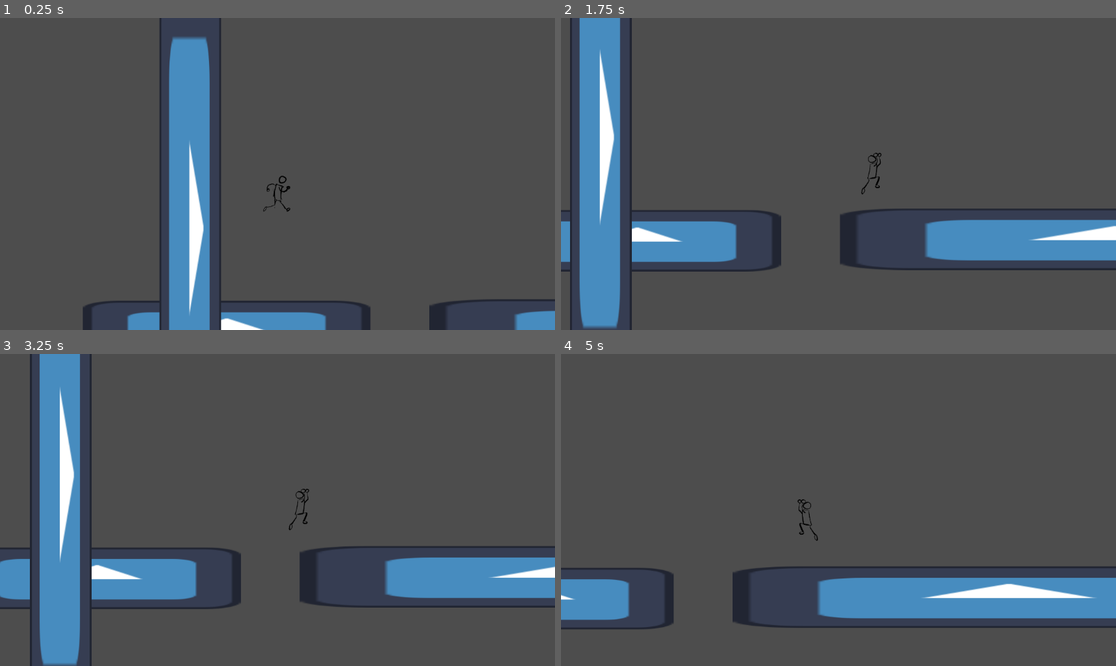
Above: before the commit, frames 1-4 (two rows, left to right).
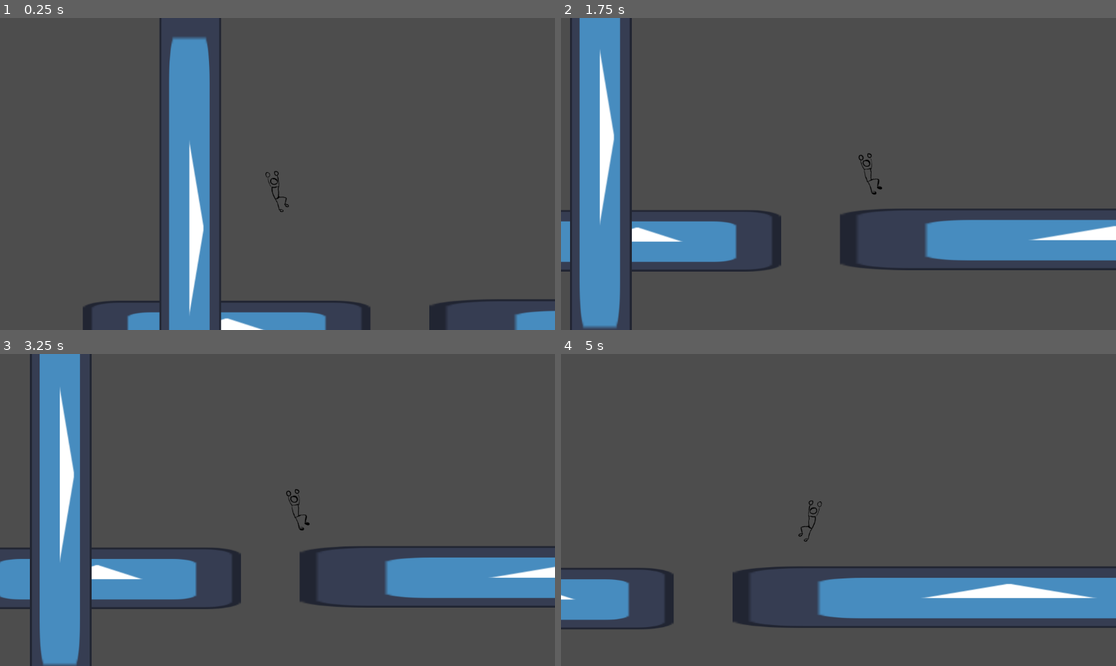
Above: after the commit, the same moments.

Repository: Tetherist/2d-project
Game: Godot game, scene res://Scenes/world.tscn
Two runs of this game, one before a commit and one after it. Both use one fixed random seed, a clock stepped at 60 frames per second and the inputs below. The engine's default icon, where the game draws it, is replaced by a stand-in: a white triangle on a blue panel in a dark square.
Inputs:
- Up to frame 1 (0.25 s): no input
- Up to frame 2 (1.75 s): hold W (jump) 0.53-1.28 s; hold D (move_right) from 0.53 s (still down); tap W (jump) at 1.35, 1.52 s
- Up to frame 3 (3.25 s): tap W (jump) at 1.82, 2.85, 3.02 s; release D (move_right) at 2.03 s; hold A (move_left) 2.03-2.78 s; hold W (jump) 2.03-2.78 s; hold D (move_right) from 2.78 s (still down)
- Up to frame 4 (5 s): tap W (jump) at 3.32, 4.35, 4.52, 4.82 s; hold W (jump) 3.53-4.28 s; release D (move_right) at 4.28 s; hold A (move_left) from 4.28 s (still down)

The runs differ from the first frame. In frame 1, 0.2% of the frame differs, in the area x 47-53%, y 48-63%; in frame 2, 0.2%; in frame 3, 0.1%; in frame 4, 0.1%.

Commit message:
fixed minor issues

Diff:
--- a/Scripts/States/Air/air.gd
+++ b/Scripts/States/Air/air.gd
@@ -17,6 +17,8 @@
 		if not player.coyote_timer.is_stopped():
 			state_machine.transition_to("jump")
 		elif player.jump_count < player.max_jumps:
+			if player.jump_count == 0:
+				player.jump_count = 1
 			state_machine.transition_to("jump")
 
 	var current_gravity = player.gravity
@@ -32,7 +34,10 @@
 	# gravity
 	player.velocity.y += current_gravity * delta
 
-
+	if player.velocity.y > 0:
+		player.animated_sprite.play("falling")
+	else:
+		player.animated_sprite.play("rising")
 
 	# horizontal movement in the air
 	var direction = Input.get_axis("move_left", "move_right")
--- a/Scripts/States/Air/jump.gd
+++ b/Scripts/States/Air/jump.gd
@@ -4,5 +4,6 @@
 	# move player up
 	player.velocity.y = player.jump_velocity
 	player.jump_count += 1
+	print(player.jump_count)
 	player.animated_sprite.play("jump_start")
 	state_machine.transition_to("Air")
